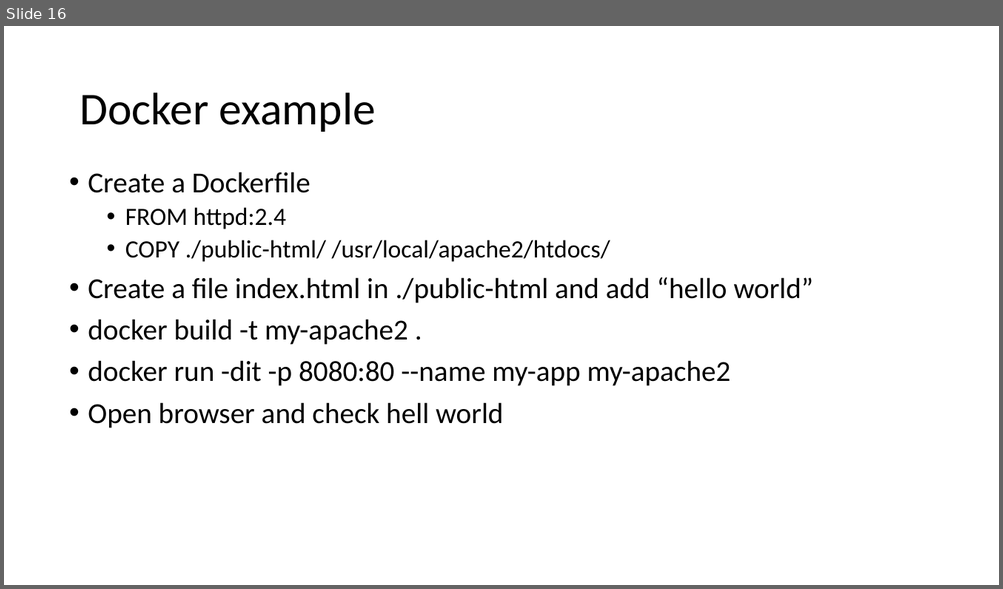
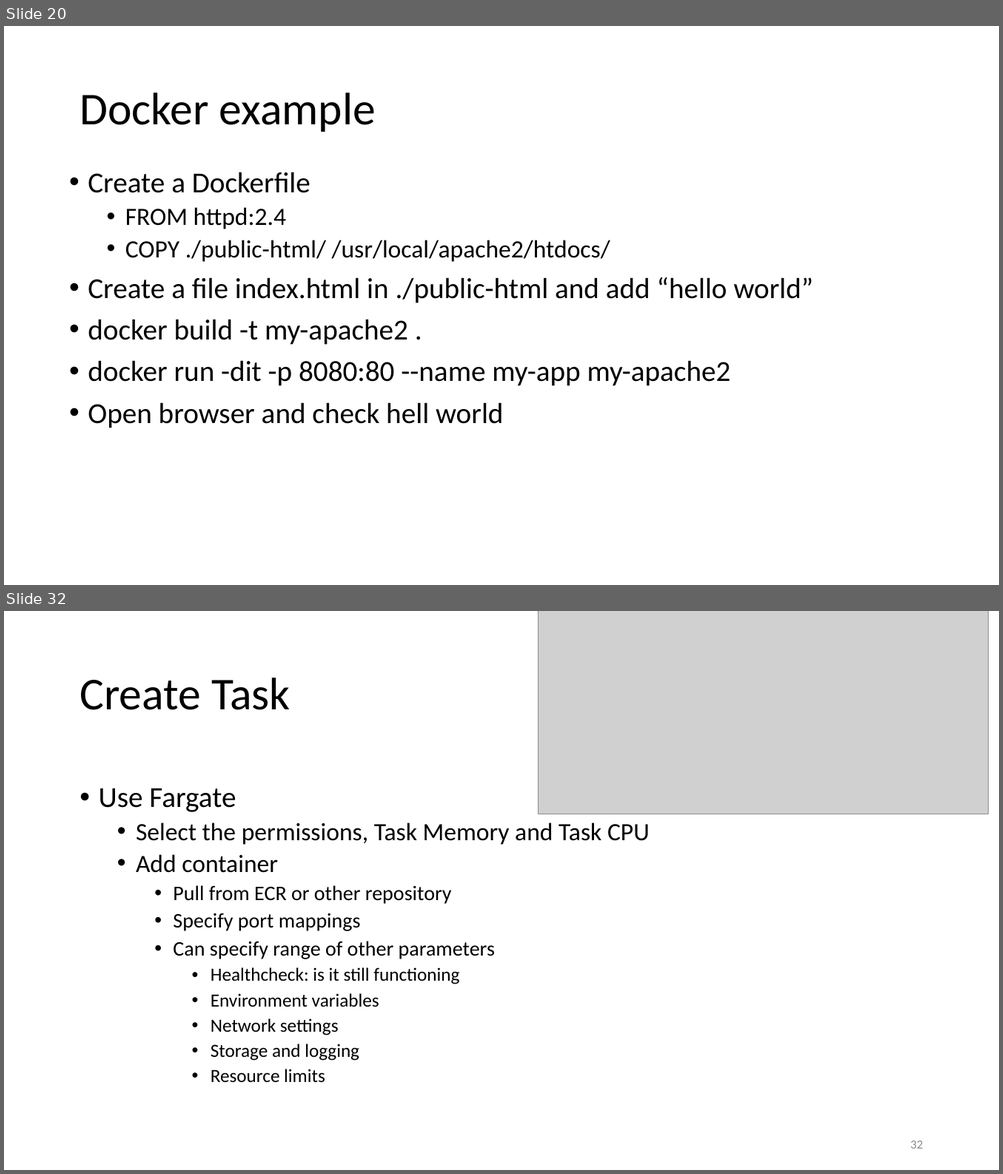
Before and after one commit to uwacsp/cits5503, a slide deck: Lectures/CITS5503Virtualisation.pptx. Shown one above the other, each under a label of ours: slide 16 before the commit, slides 20 and 32 after it; the slides between them are not shown. The pictures are 1003x589 and 1003x1174 pixels, drawn with LibreOffice and Linux fonts; fonts in the diff are those of the drawing; grey boxes stand for pictures. Boxes give left, top, right and bottom in pixels: in the first picture for what was removed or moved away, otherwise in the second. Text is boxed around its words. In the diff, an @@ line names an element or a change of style, - is before the commit and + after.

```diff
--- a/Lectures/CITS5503Virtualisation.pptx
+++ b/Lectures/CITS5503Virtualisation.pptx
@@ slide 32 added at (x1=4, y1=611, x2=999, y2=1170), background #FFFFFF @@
@@ picture added at (x1=538, y1=611, x2=988, y2=814) @@
@@ title added at (x1=79, y1=678, x2=290, y2=710), 44 pt, text #000000 @@
+Create Task
@@ text added at (x1=99, y1=789, x2=649, y2=1083), 18 pt, text #000000 @@
+• Use Fargate
+  • Select the permissions, Task Memory and Task CPU
+  • Add container
+    • Pull from ECR or other repository
+    • Specify port mappings
+    • Can specify range of other parameters
+      • Healthcheck: is it still functioning
+      • Environment variables
+      • Network settings
+      • Storage and logging
+      • Resource limits
@@ page number added at (x1=910, y1=1141, x2=922, y2=1149), 12 pt, text #8C8C8C @@
+32
@@ what was slide 16 is now slide 20 @@
```
Also in this commit, not shown: 1 slide changed, 20 other slides added, 1 slide removed, 4 other files.
